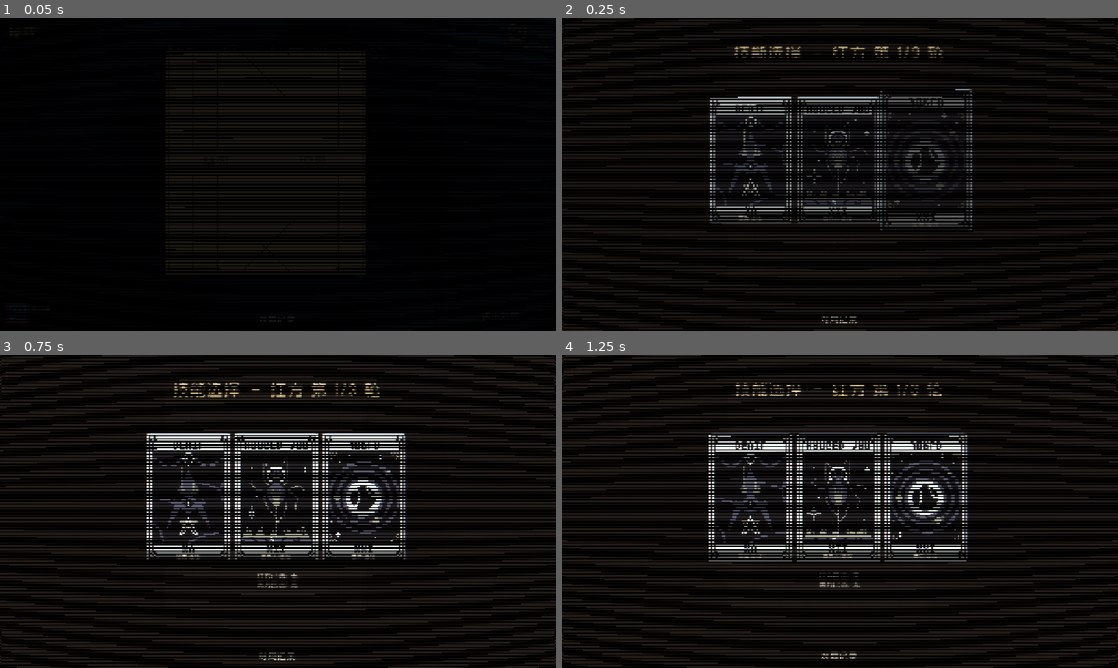
Above: before the commit, frames 1-4 (two rows, left to right).
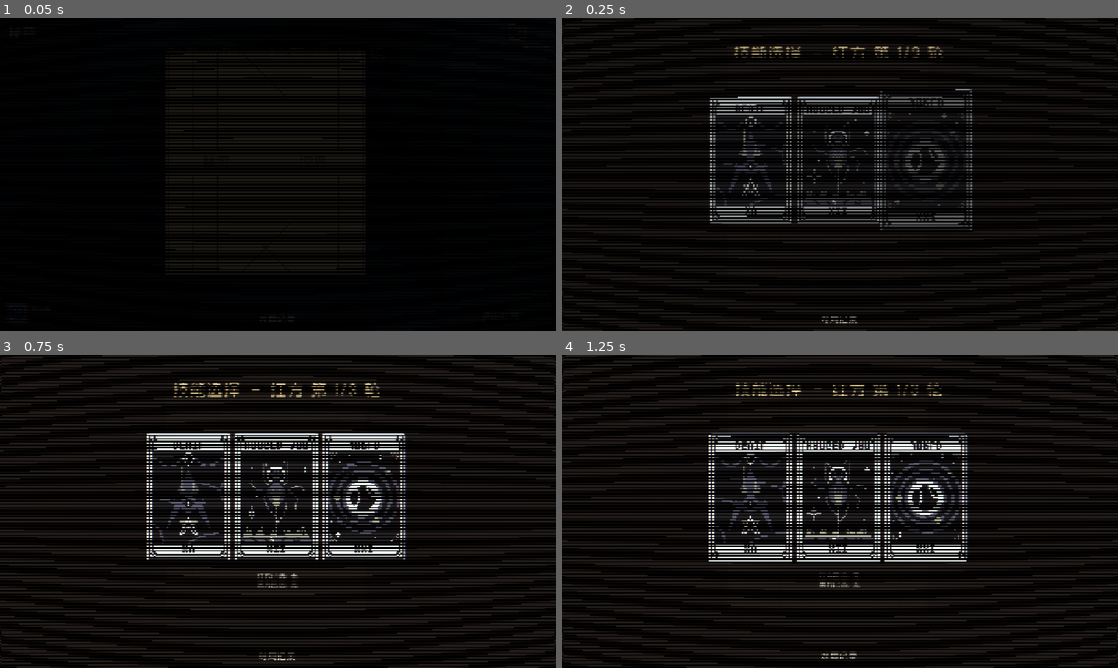
Above: after the commit, the same moments.

Repository: Lurongshika/ChessGame
Game: Godot game, scene res://scenes/game.tscn
Two runs of this game, one before a commit and one after it. Both use one fixed random seed, a clock stepped at 60 frames per second and the inputs below. This scene is started directly instead of the project's main scene.
Inputs:
- Up to frame 1 (0.05 s): no input
- Up to frame 2 (0.25 s): no input
- Up to frame 3 (0.75 s): click "对局记录" at 0.5 s
- Up to frame 4 (1.25 s): no input

Frame 1 is identical in both runs. In frame 2, 0.2% of the frame differs, in the area x 26-74%, y 62-67%; in frame 3, 0.8%; in frame 4, 0.9%, in the area x 26-73%, y 62-66%.

Commit message:
style: 移除牌底中文名小字,卡牌仅显示塔罗牌面(牌面已含牌名)

Diff:
--- a/scripts/perk_card.gd
+++ b/scripts/perk_card.gd
@@ -43,23 +43,6 @@
 	tex.texture = Tarot.texture(id)
 	tex.flip_v = Tarot.is_reversed(id)
 	add_child(tex)
-
-	# 牌面底部:中文技能名(半透明黑条)
-	var n := Label.new()
-	n.text = title
-	n.add_theme_font_override("font", font)
-	n.add_theme_font_size_override("font_size", 12)
-	n.add_theme_color_override("font_color", Color(1, 0.95, 0.82))
-	n.horizontal_alignment = HORIZONTAL_ALIGNMENT_CENTER
-	n.vertical_alignment = VERTICAL_ALIGNMENT_CENTER
-	n.position = Vector2(0, -18)
-	n.size = Vector2(size.x, 18)
-	n.set_anchors_and_offsets_preset(Control.PRESET_BOTTOM_WIDE, Control.PRESET_MODE_KEEP_SIZE)
-	n.mouse_filter = Control.MOUSE_FILTER_IGNORE
-	var nb := StyleBoxFlat.new()
-	nb.bg_color = Color(0, 0, 0, 0.55)
-	n.add_theme_stylebox_override("normal", nb)
-	add_child(n)
 
 	_refresh_style(is_self, card_w)
 
--- a/tests/test_tarot.gd
+++ b/tests/test_tarot.gd
@@ -55,7 +55,7 @@
 	# 卡片控件构建(悬停提示节点可空)
 	var card := preload("res://scripts/perk_card.gd").new()
 	card.setup("yuzhe2", 0, "愚者·逆位", "主动 · 16回合", "复原所有棋子位置", load("res://fonts/zpix.ttf"), true, 100.0)
-	_check(card.get_child_count() >= 2, "塔罗卡构建成功(牌面+名字)")
+	_check(card.get_child_count() >= 1, "塔罗卡构建成功(单张牌面)")
 	card.free()
 
 	# 悬浮提示构建
